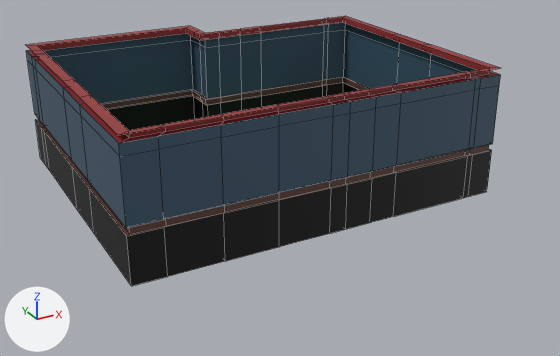
The FBX model Graphic/TutorialObjects/M_InHouse_Down.fbx, before and after one commit.
One viewpoint serves both versions: a camera (50 mm lens) standing at (-4.66, -16.12, 3.72) and looking at (2.22, -3.62, -2.53). Lighting does not change. The marker at lower left points along +X, +Y and +Z. Mesh edges are drawn as thin lines. Where no turn or scale is listed for an object, it has been applied to the vertices.

Script lines for the objects in view, before the commit:
```python
me_plane_001 = bpy.data.meshes.new('Plane.001')
me_plane_001.from_pydata(...)  # 301 vertices, 282 faces; spans x -1.63..5.74, y -5.76..0.33, z -2.56..-0.01
me_plane_001.materials.append(mat_material_005)  # picture img_inhouse2_png
ob_house_under = bpy.data.objects.new('House_Under', me_plane_001)
ob_house_under.location = (0.0, 0.0, -0.21)
```
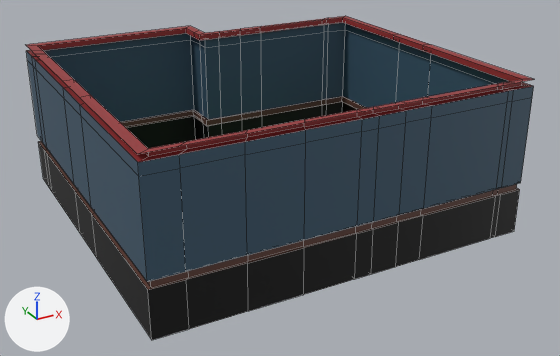
What differs and where, as boxes (x1, y1, x2, y2) in the pictures (560 x 356 px; the box of a moved part takes in the faces that stretch with it):
'House_Under', reshaped (7% wider, 20% taller): before (26, 16, 501, 286); after (26, 16, 534, 340)
part 1 of me_plane_001, moved or reshaped: before (89, 145, 492, 286); after (92, 184, 520, 340)
part 2 of me_plane_001, moved or reshaped: before (79, 45, 501, 228); after (79, 45, 534, 282)
part 3 of me_plane_001, moved or reshaped: before (27, 30, 431, 233); after (27, 30, 431, 258)

The edits, one by one:
me_plane_001 has 301 vertices, 282 faces and spans x -1.63..5.74, y -5.76..0.33, z -2.56..-0.01.
me_plane_001 is used by ob_house_under; location (0.0, 0.0, -0.21).
me_plane_001 part 1: all 55 vertices in x -1.63..5.74, y -5.76..-5.73, z -2.54..-1.52 are moved by (0.0, -0.83, -0.5).
me_plane_001 part 2: all 55 vertices in x -1.63..5.74, y -5.76..-5.63, z -0.34..-0.01 are moved by (0.0, -0.83, 0.0).
me_plane_001 part 3: all 107 vertices in x -1.63..5.74, y -3.74..0.33, z -2.54..-1.52 are moved by (0.0, 0.0, -0.5).
